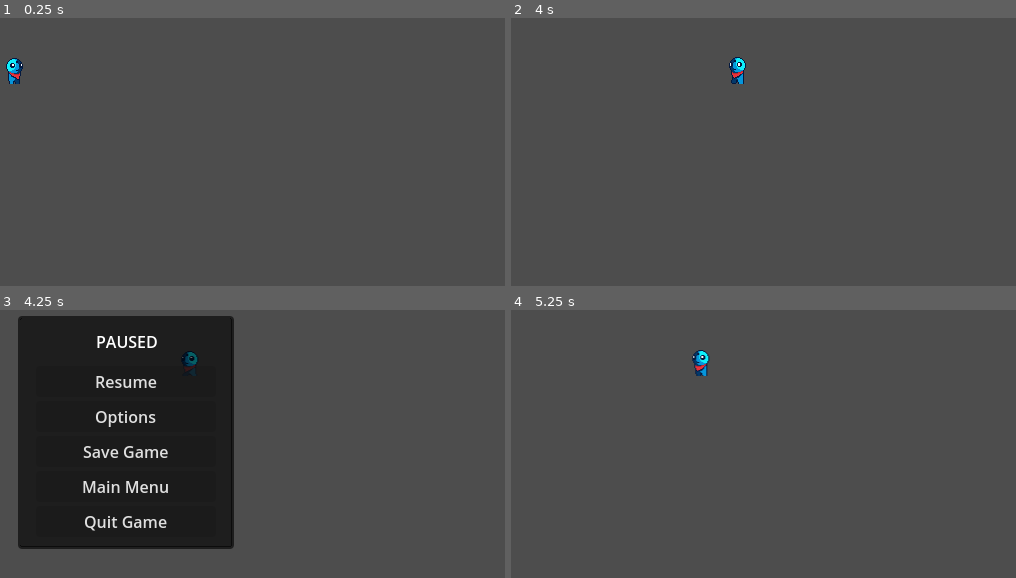
Above: before the commit, frames 1-4 (two rows, left to right).
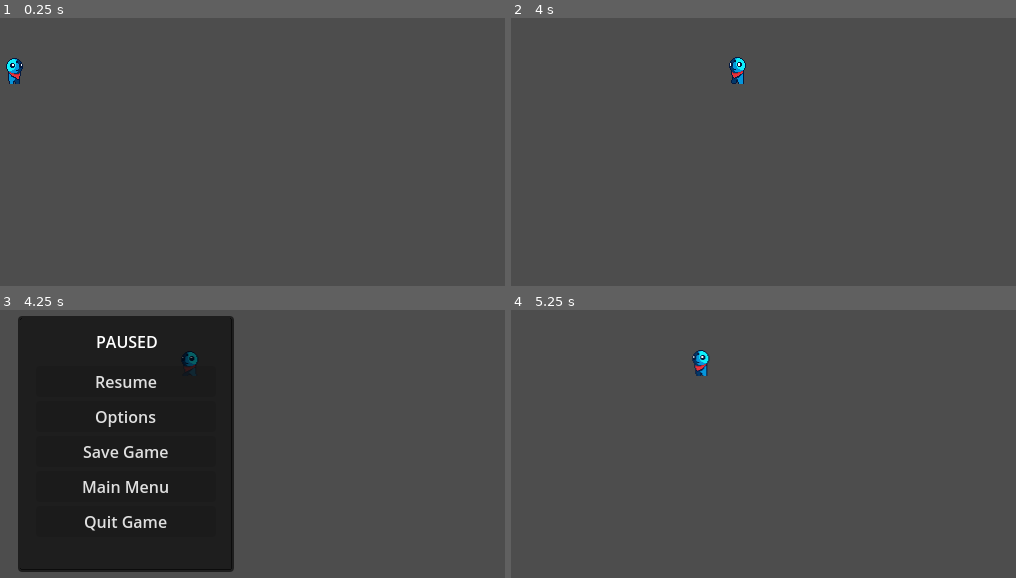
Above: after the commit, the same moments.

Repository: jozeni00/rolo_project
Game: Godot game, scene res://main/main.tscn
Two runs of this game, one before a commit and one after it. Both use one fixed random seed, a clock stepped at 60 frames per second and the inputs below.
Inputs (mouse positions are in pixels of both pictures, inside the frame that each line leads up to):
- Up to frame 1 (0.25 s): no input
- Up to frame 2 (4 s): tap Enter at 0.5 s; move the mouse to (844, 184) at 0.52 s; press the mouse at (844, 184) at 0.53 s; hold Right (Right) 0.53-1.28 s; move the mouse to (541, 232) at 1.27 s; release the mouse at (541, 232) at 1.28 s; hold Down (Down) 1.28-2.03 s; tap Shift (Dodge) at 1.35 s; move the mouse to (758, 101) at 2.02 s; hold Right (Right) 2.03-2.78 s; hold F (Interact) 2.03-2.78 s; move the mouse to (outside the picture) at 2.77 s; hold Up (Up) 2.78-3.53 s; right-click (outside the picture) at 2.85 s; click (outside the picture) at 2.92 s; move the mouse to (904, 280) at 3.52 s; press the mouse at (904, 280) at 3.53 s; hold Left (Left) from 3.53 s (still down)
- Up to frame 3 (4.25 s): keep holding Left (Left); tap P (Pause) at 4.15 s
- Up to frame 4 (5.25 s): move the mouse to (outside the picture) at 4.27 s; release the mouse at (outside the picture) at 4.28 s; tap Shift (Dodge) at 4.35 s; release Left (Left) at 5 s; click "Resume" at 5 s

Frames 1-2 are identical in both runs. In frame 3, 3.7% of the frame differs, in the area x 3-47%, y 88-98%; in frame 4, nothing differs.

Commit message:
Slight Visual Updates

Diff:
--- a/main/character.gd
+++ b/main/character.gd
@@ -17,13 +17,14 @@
 # Called every frame. 'delta' is the elapsed time since the previous frame.
 func _process(delta: float) -> void:
 	velocity = Input.get_vector("Left", "Right", "Up", "Down")
+
 	position += velocity * speed * delta
 	if(get_parent().returnPause() == 0):
 		if ((velocity.length() > 0)):
 			sprite.play("walk")
 
 			if(velocity[0] < 0 and self.scale != LEFT):# and self.get_child(2).cursor_position.x < self.position.x):
-				#print("Going Left?")
+
 				self.scale = LEFT
 			elif(velocity[0] > 0 and self.scale == LEFT):
 				self.scale = RIGHT
--- a/pause/pause_menu.gd
+++ b/pause/pause_menu.gd
@@ -1,5 +1,6 @@
 extends Control
 
+	#pass
 
 
 
--- a/pause/pause_menu.tscn
+++ b/pause/pause_menu.tscn
@@ -1,6 +1,7 @@
-[gd_scene load_steps=2 format=3 uid="uid://wxb4le0tibcc"]
+[gd_scene load_steps=3 format=3 uid="uid://wxb4le0tibcc"]
 
 [ext_resource type="Script" uid="uid://bddwwm27tbgvt" path="res://pause/pause_menu.gd" id="1_ytbj3"]
+[ext_resource type="Script" uid="uid://gkeivg3kn6xe" path="res://pause/defaultButton.gd" id="2_8pr2g"]
 
 [node name="Pause_Menu" type="Control"]
 layout_mode = 3
@@ -18,7 +19,7 @@
 offset_left = -59.0
 offset_top = -51.0
 offset_right = 157.0
-offset_bottom = 148.0
+offset_bottom = 206.0
 
 [node name="MarginContainer" type="MarginContainer" parent="GraphFrame"]
 layout_mode = 2
@@ -29,6 +30,7 @@
 [node name="Resume" type="Button" parent="GraphFrame/MarginContainer/VBoxContainer"]
 layout_mode = 2
 text = "Resume"
+script = ExtResource("2_8pr2g")
 
 [node name="Options" type="Button" parent="GraphFrame/MarginContainer/VBoxContainer"]
 layout_mode = 2
